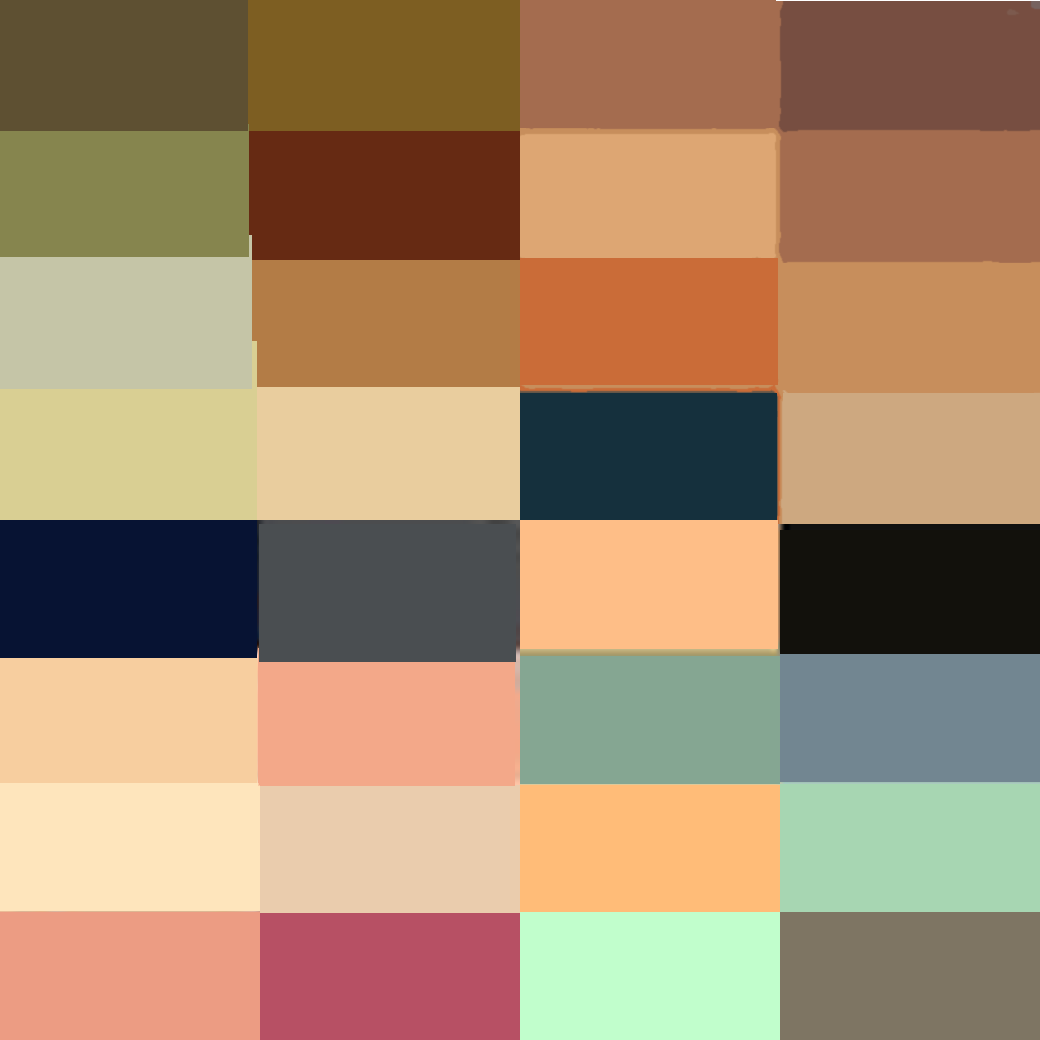
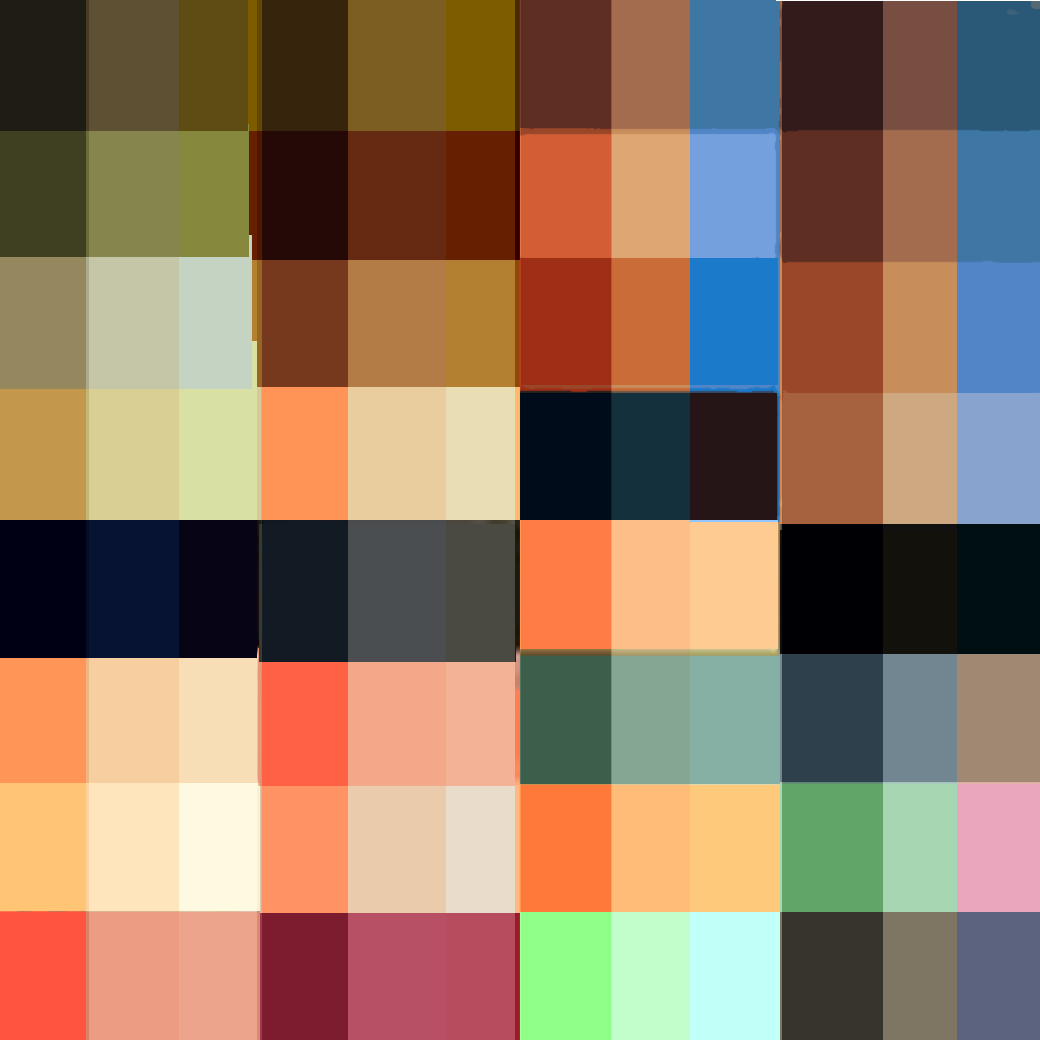
Before/after of a 1040x1040 layered artwork. What changed in the layer stack:
renamed "Capa 5" to "Capa 7 copia", moved it above "Capa 7", painted on it over left=0, top=0, right=1040, bottom=1040
removed layer "Capa 1" over left=0, top=520, right=520, bottom=1040
removed layer "Capa 2" over left=0, top=0, right=512, bottom=520
removed layer "Capa 3" over left=517, top=1, right=1040, bottom=524
removed layer "Capa 4" over left=520, top=520, right=1040, bottom=1040
painted on "Capa 7" over left=0, top=0, right=1040, bottom=1040
